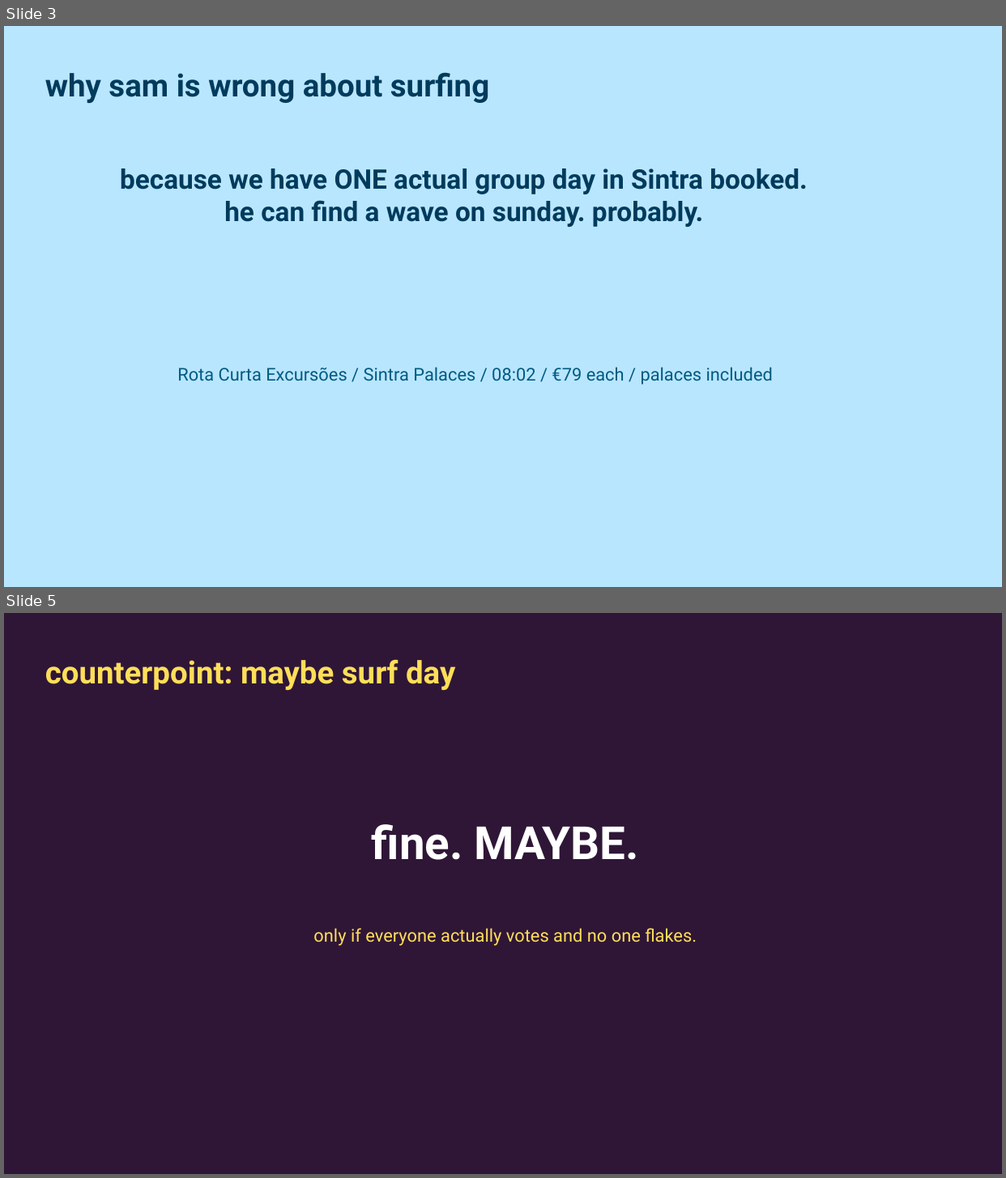
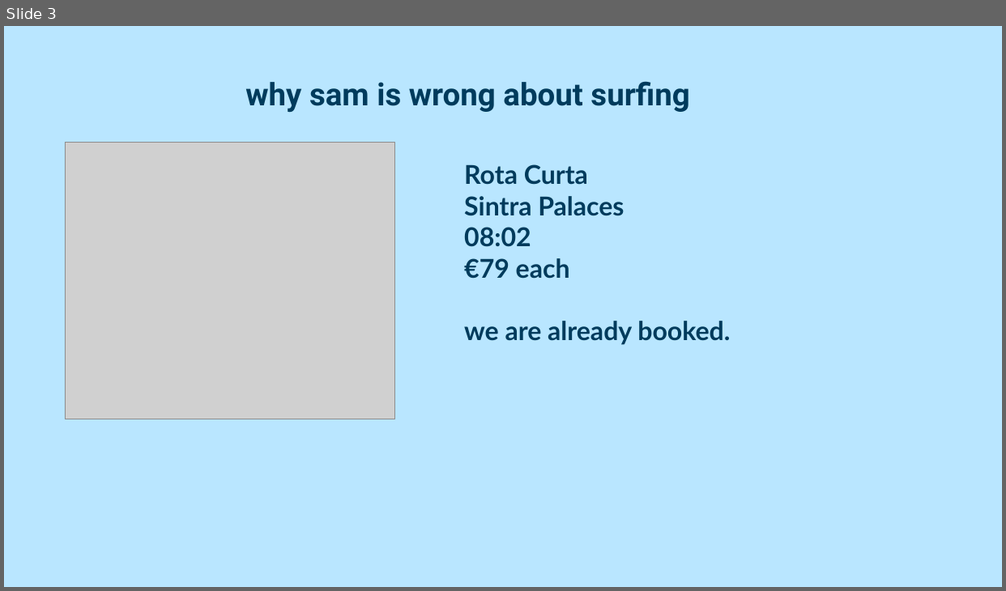
Before and after one commit to guneetsingh097/LisbonDemo, a slide deck: planning-documents/priya-food-and-activity-pitch.pptx. Shown one above the other, each under a label of ours: slides 3 and 5 before the commit, slide 3 after it; the slides between them are not shown. The pictures are 1006x1178 and 1006x591 pixels, drawn with LibreOffice and Linux fonts; fonts in the diff are those of the drawing; grey boxes stand for pictures. Boxes give left, top, right and bottom in pixels: in the first picture for what was removed or moved away, otherwise in the second. Text is boxed around its words. In the diff, an @@ line names an element or a change of style, - is before the commit and + after.

```diff
--- a/planning-documents/priya-food-and-activity-pitch.pptx
+++ b/planning-documents/priya-food-and-activity-pitch.pptx
@@ slide 5 removed at (4, 613, 1002, 1174), background #2F1637 @@
@@ text removed at (45, 659, 455, 690) @@
-counterpoint: maybe surf day
@@ text removed at (372, 824, 639, 860) @@
-fine. MAYBE.
@@ text removed at (313, 928, 697, 946) @@
-only if everyone actually votes and no one flakes.
@@ slide 3 changed as well @@
@@ text "why sam is wrong about ...": place and size @@
-text "why sam is wrong about ..." at (45, 72, 489, 103)
+text "why sam is wrong about ..." at (245, 81, 689, 112)
@@ text "why sam is wrong about ..." at (245, 81, 689, 112): alignment left to centre @@
@@ picture added at (66, 142, 394, 419) @@
@@ text removed at (120, 169, 808, 227) @@
-because we have ONE actual group day in Sintra booked.
-he can find a wave on sunday. probably.
@@ text at (464, 165, 730, 345): text changed; size 17 to 25 pt; font Roboto to Lato; text colour #005B82 to #003B5C; bold on @@
-Rota Curta Excursões / Sintra Palaces / 08:02 / €79 each / palaces included
+Rota Curta
+Sintra Palaces
+08:02
+€79 each
+we are already booked.
```
Also in this commit, not shown: 5 other slides changed, 1 slide added, 9 other files.
